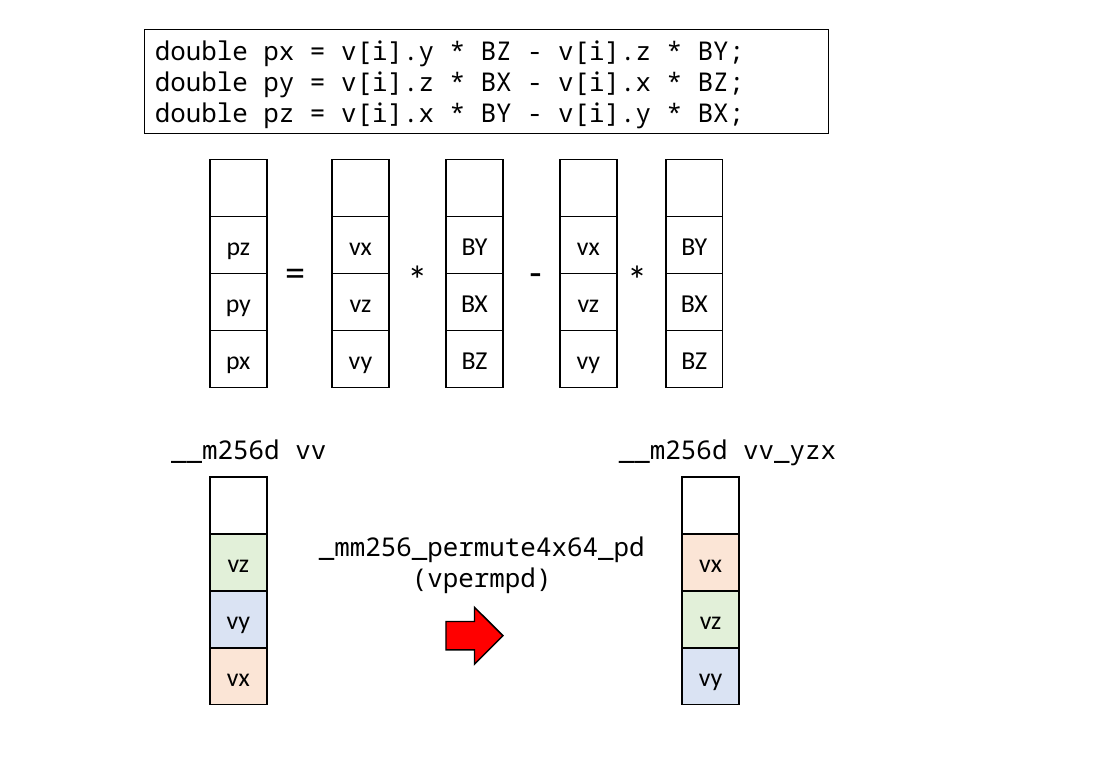
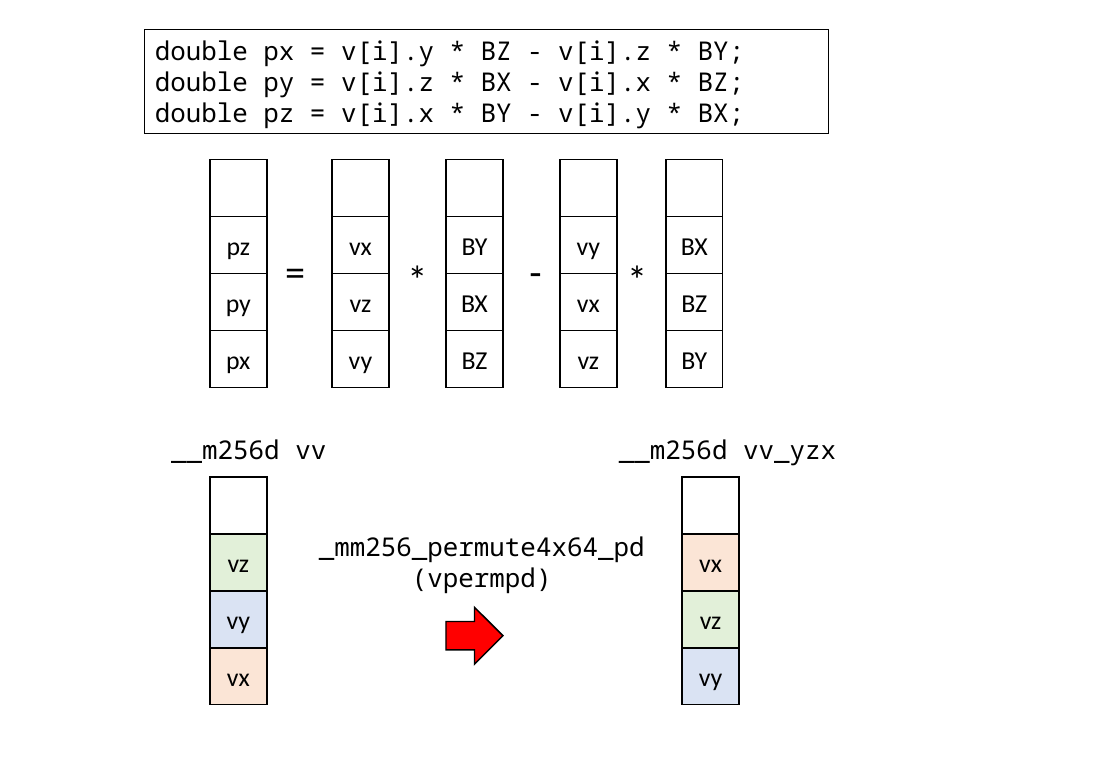
Before and after one commit to kaityo256/sevendayshpc, a slide deck: slide 3 of day7/fig/fig.pptx. Drawn at 1120x775 pixels with LibreOffice and Linux fonts; fonts in the diff are those of the drawing. Boxes give left, top, right and bottom in pixels: in the first picture for what was removed or moved away, otherwise in the second. Text is boxed around its words. In the diff, an @@ line names an element or a change of style, - is before the commit and + after.

```diff
--- a/day7/fig/fig.pptx
+++ b/day7/fig/fig.pptx
@@ rectangle "vy": place and size @@
-rectangle "vy" at bbox=[561, 331, 617, 388]
+rectangle "vy" at bbox=[561, 217, 617, 274]
@@ rectangle "BX": place and size @@
-rectangle "BX" at bbox=[666, 274, 723, 331]
+rectangle "BX" at bbox=[666, 217, 723, 274]
@@ rectangle "vx": place and size @@
-rectangle "vx" at bbox=[561, 217, 617, 274]
+rectangle "vx" at bbox=[561, 274, 617, 331]
@@ rectangle "BZ": place and size @@
-rectangle "BZ" at bbox=[666, 331, 723, 388]
+rectangle "BZ" at bbox=[666, 274, 723, 331]
@@ rectangle "vz": place and size @@
-rectangle "vz" at bbox=[561, 274, 617, 331]
+rectangle "vz" at bbox=[561, 331, 617, 388]
@@ rectangle "BY": place and size @@
-rectangle "BY" at bbox=[666, 217, 723, 274]
+rectangle "BY" at bbox=[666, 331, 723, 388]
```
Also in this commit, not shown: 2 other files.
